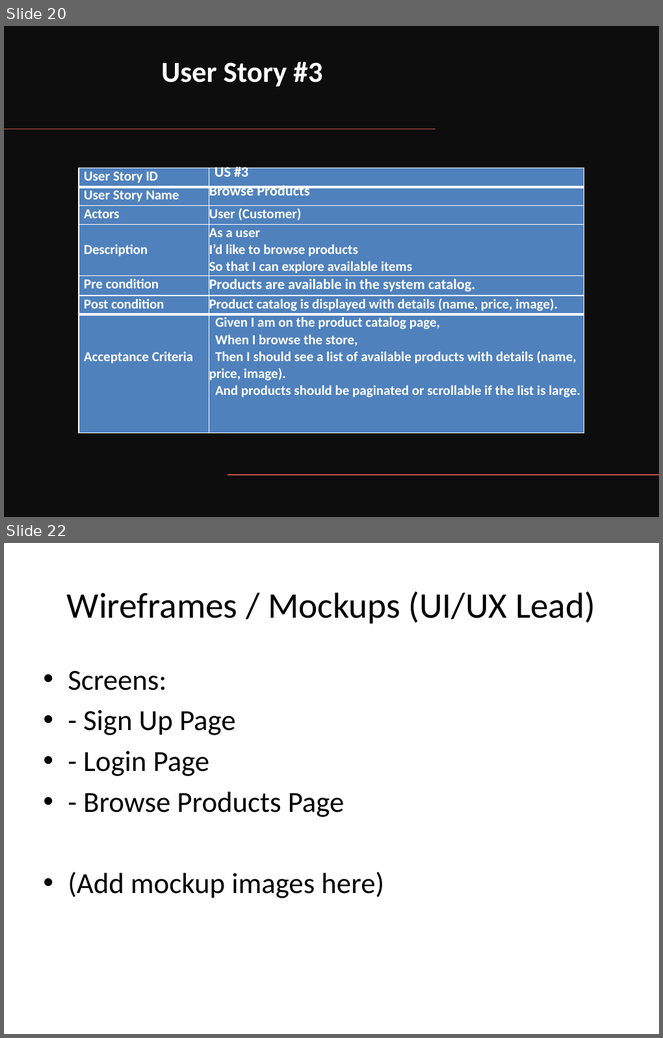
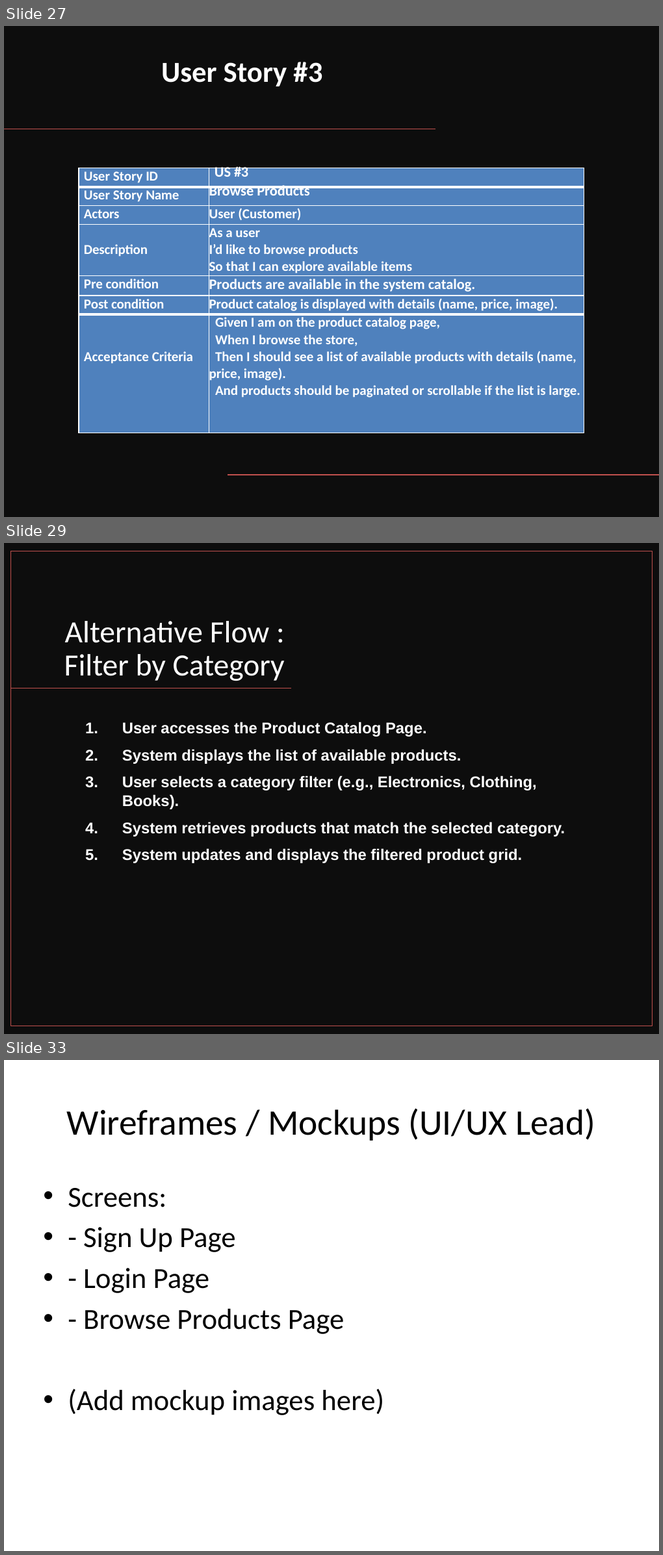
Before and after one commit to AmrKhaled77/IS-project-, a slide deck: for submation/sprint 1 +Backlog/Sprint1_Deliverables_Template.pptx. Shown one above the other, each under a label of ours: slides 20 and 22 before the commit, slides 27, 29 and 33 after it; the slides between them are not shown. The pictures are 663x1038 and 663x1555 pixels, drawn with LibreOffice and Linux fonts; fonts in the diff are those of the drawing. Boxes give left, top, right and bottom in pixels: in the first picture for what was removed or moved away, otherwise in the second. Text is boxed around its words. In the diff, an @@ line names an element or a change of style, - is before the commit and + after.

```diff
--- a/for submation/sprint 1 +Backlog/Sprint1_Deliverables_Template.pptx
+++ b/for submation/sprint 1 +Backlog/Sprint1_Deliverables_Template.pptx
@@ slide 29 added at box(4, 543, 659, 1034), background #FFFFFF @@
@@ rectangle added at box(4, 543, 659, 1034), fill #0D0D0D @@
@@ rectangle added at box(10, 551, 652, 1027), outline #C0504D 1 pt @@
@@ title added at box(64, 621, 285, 681), 34 pt, text #FFFFFF @@
+Alternative Flow : Filter by Category
@@ line added from (292, 689) to (10, 689), #C0504D 1 pt @@
@@ text added at box(122, 722, 565, 863), 17 pt, text #FFFFFF, bold @@
+1. User accesses the Product Catalog Page.
+2. System displays the list of available products.
+3. User selects a category filter (e.g., Electronics, Clothing, Books).
+4. System retrieves products that match the selected category.
+5. System updates and displays the filtered product grid.
@@ what was slide 20 is now slide 27 @@
@@ what was slide 22 is now slide 33 @@
```
Also in this commit, not shown: 3 slides changed, 10 other slides added.
